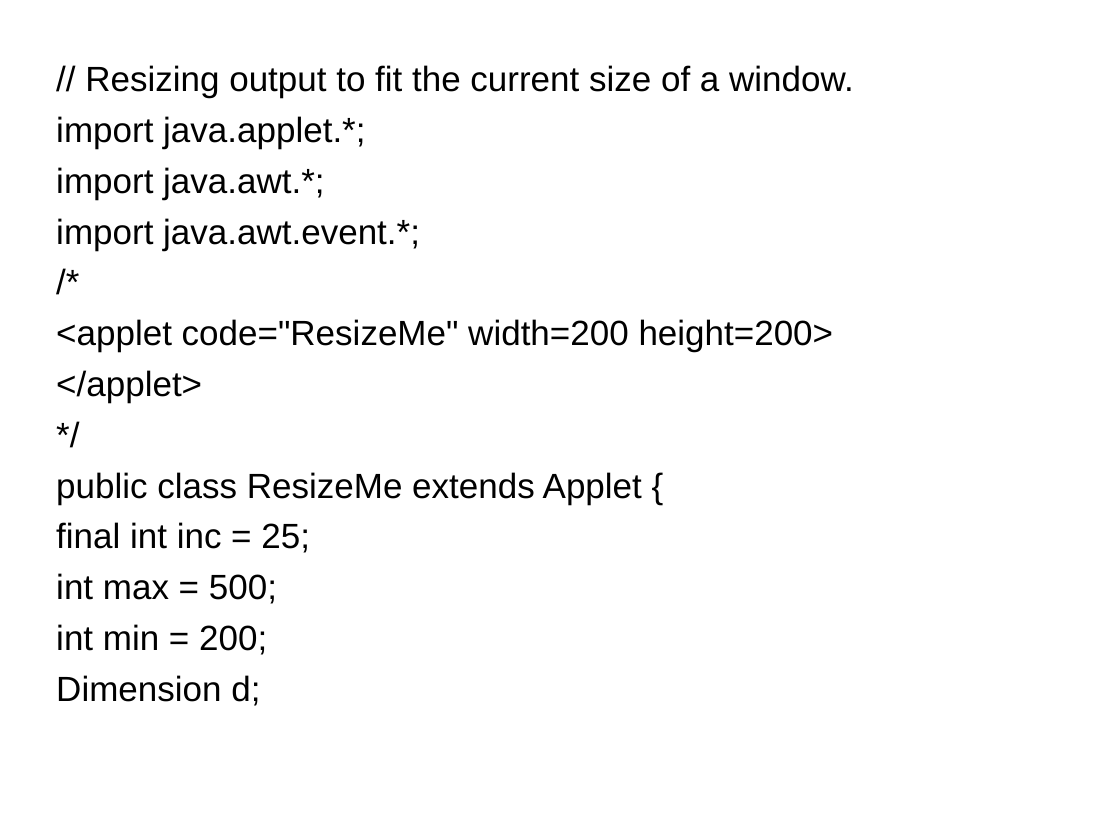
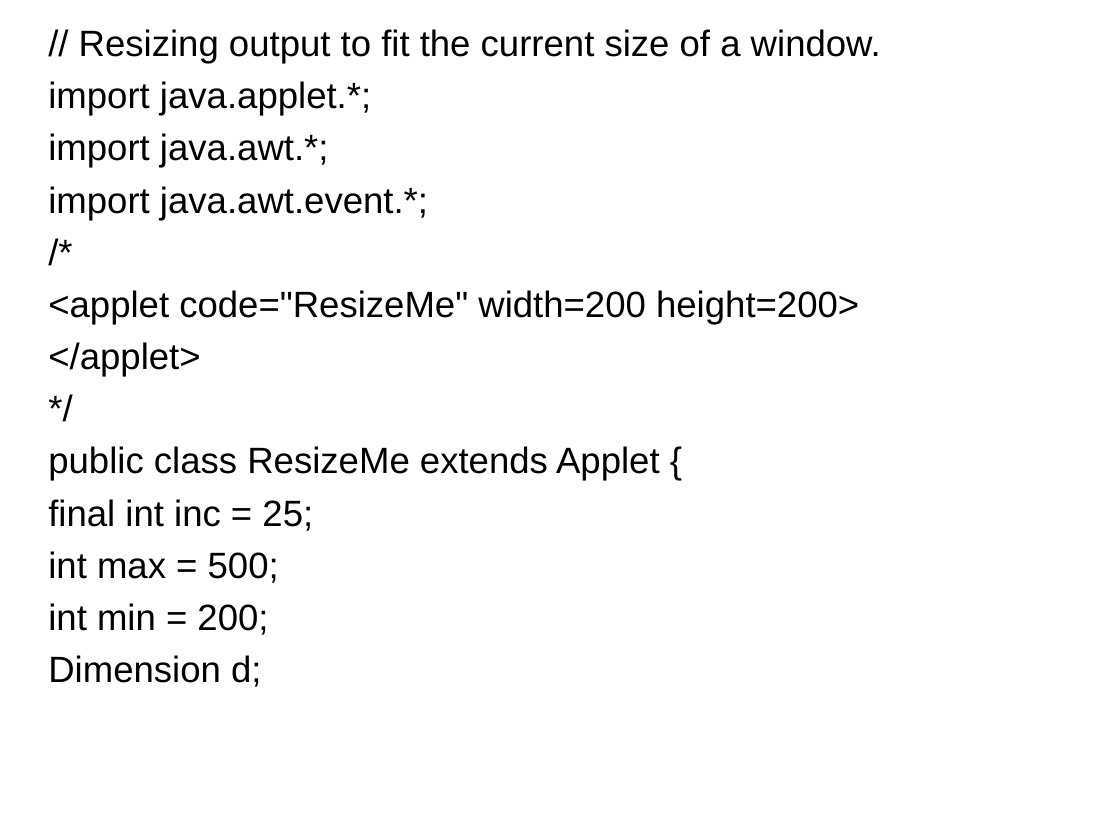
Before and after one commit to GeneralNitin/S4, a slide deck: slide 48 of S4/04. OODP/Notes & PPTs/Chaithanya Ma'ams/Module 6/01. AWT & Swing.ppt. Drawn at 1120x840 pixels with LibreOffice and Linux fonts; fonts in the diff are those of the drawing. Boxes give left, top, right and bottom in pixels: in the first picture for what was removed or moved away, otherwise in the second. Text is boxed around its words. In the diff, an @@ line names an element or a change of style, - is before the commit and + after.

```diff
--- a/S4/04. OODP/Notes & PPTs/Chaithanya Ma'ams/Module 6/01. AWT & Swing.ppt
+++ b/S4/04. OODP/Notes & PPTs/Chaithanya Ma'ams/Module 6/01. AWT & Swing.ppt
@@ text "// Resizing output to fit ...": place and size @@
-text "// Resizing output to fit ..." at box(56, 65, 854, 702)
+text "// Resizing output to fit ..." at box(48, 29, 881, 687)
@@ text "// Resizing output to fit ..." at box(48, 29, 881, 687): size 24.8 to 25.9 pt @@
```
Also in this commit, not shown: 18 other slides changed.
